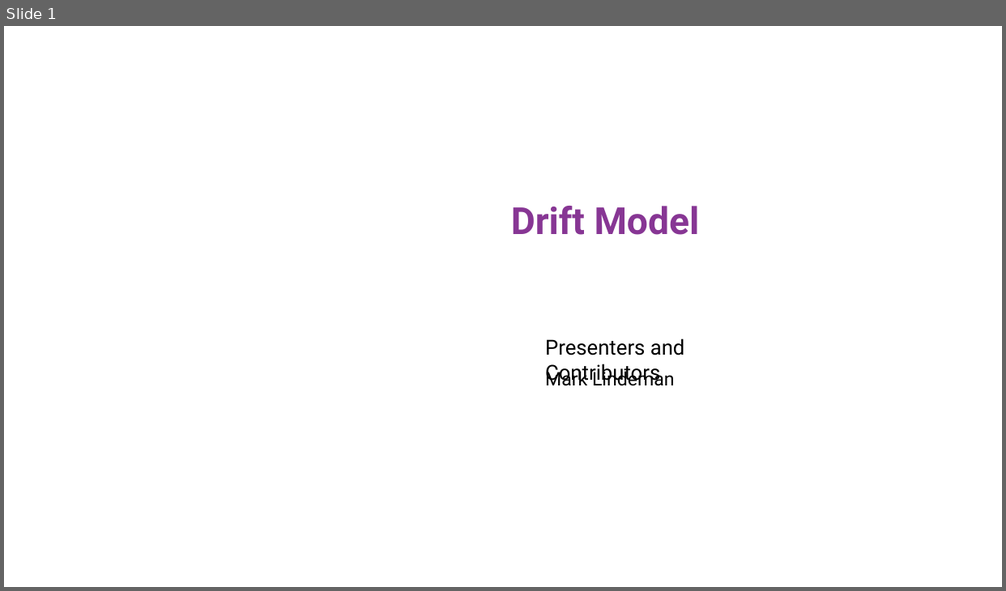
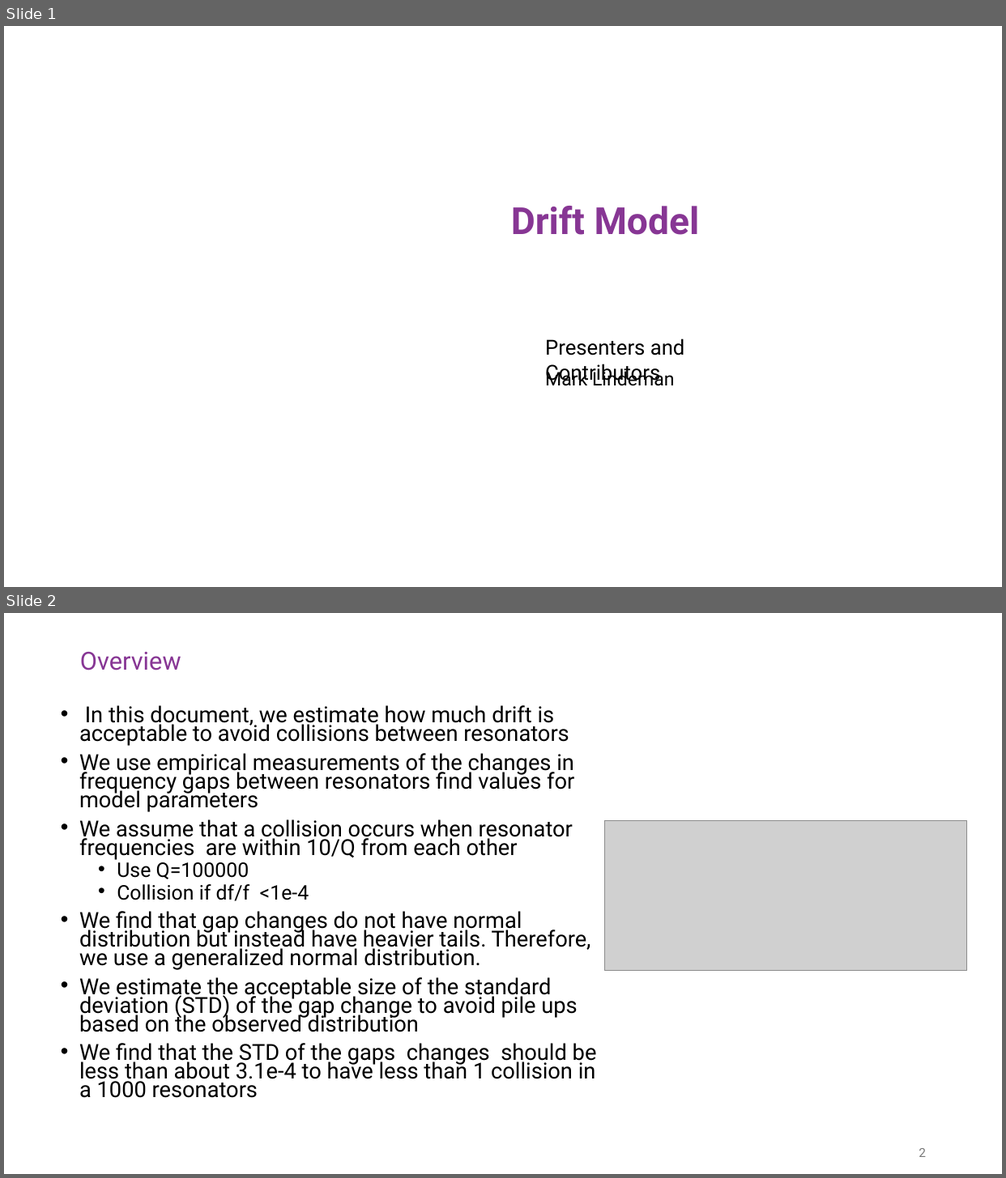
Before and after one commit to malindeman1999/python_drift_model, a slide deck: 2026-4-27 drift model.pptx. Shown one above the other, each under a label of ours: slide 1 before the commit, slides 1 and 2 after it. The pictures are 1006x591 and 1006x1178 pixels, drawn with LibreOffice and Linux fonts; fonts in the diff are those of the drawing; grey boxes stand for pictures; background and template pictures are left out. Boxes give left, top, right and bottom in pixels: in the first picture for what was removed or moved away, otherwise in the second. Text is boxed around its words. In the diff, an @@ line names an element or a change of style, - is before the commit and + after.

Commit message:
Update collision model logic and project files

```diff
--- a/2026-4-27 drift model.pptx
+++ b/2026-4-27 drift model.pptx
@@ slide 2 added at <box>4,613,1002,1174</box>, background #FFFFFF @@
@@ title added at <box>80,652,181,671</box>, 24 pt, text #873694 @@
+Overview
@@ text added at <box>79,705,597,1098</box>, 21.3 pt, text #000000 @@
+• In this document, we estimate how much drift is acceptable to avoid collisions between resonators
+• We use empirical measurements of the changes in frequency gaps between resonators find values for model parameters
+• We assume that a collision occurs when resonator frequencies are within 10/Q from each other
+  • Use Q=100000
+  • Collision if df/f <1e-4
+• We find that gap changes do not have normal distribution but instead have heavier tails. Therefore, we use a generalized normal distribution.
+• We estimate the acceptable size of the standard deviation (STD) of the gap change to avoid pile ups based on the observed distribution
+• We find that the STD of the gaps changes should be less than about 3.1e-4 to have less than 1 collision in a 1000 resonators
@@ picture added at <box>605,821,967,971</box> @@
@@ page number added at <box>918,1148,926,1157</box>, 12 pt, text #797979 @@
+2
```
Also in this commit, not shown: 4 slides changed, 13 other slides added, 4 slides removed, 4 other files.
